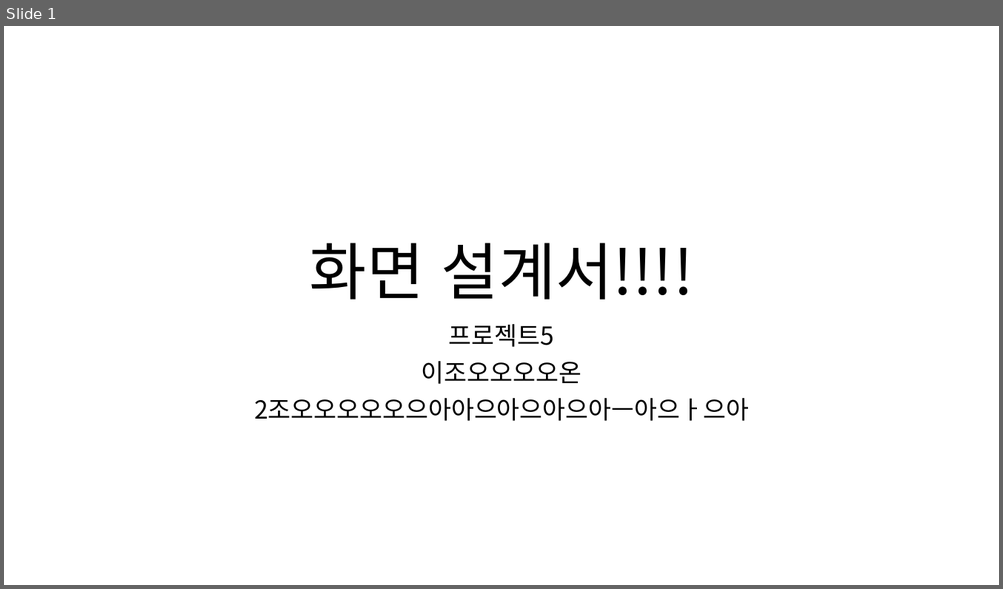
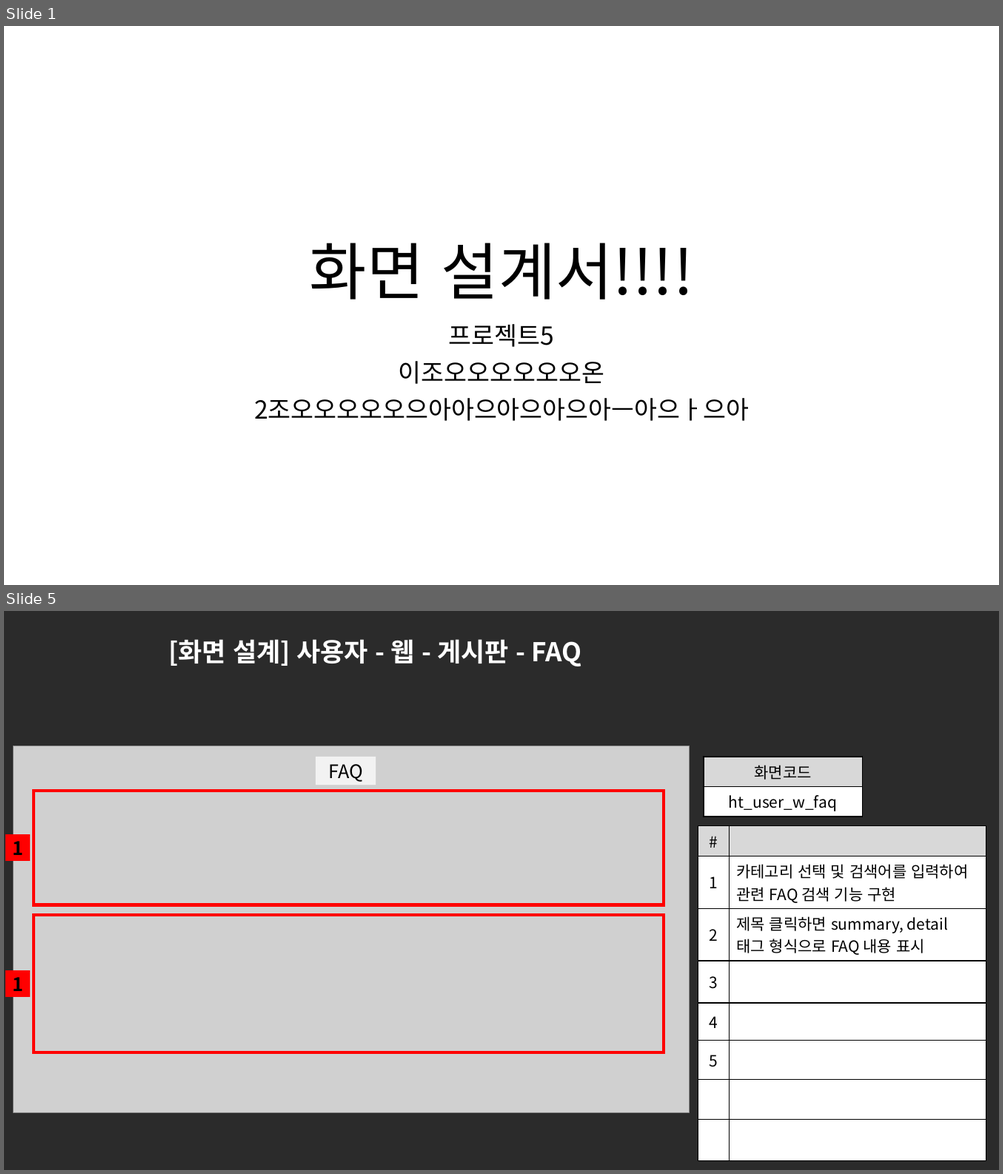
Before and after one commit to ezenteam2/e-Zone, a slide deck: 0 발표용 파워포인트/0417 3차발표/0417 project05 - 파워포인트 - 현태.pptx. Shown one above the other, each under a label of ours: slide 1 before the commit, slides 1 and 5 after it; the slides between them are not shown. The pictures are 1003x589 and 1003x1174 pixels, drawn with LibreOffice and Linux fonts; fonts in the diff are those of the drawing; grey boxes stand for pictures; background and template pictures are left out; a plain dark background stands for a picture behind light text. Boxes give left, top, right and bottom in pixels: in the first picture for what was removed or moved away, otherwise in the second. Text is boxed around its words. In the diff, an @@ line names an element or a change of style, - is before the commit and + after.

```diff
--- a/0 발표용 파워포인트/0417 3차발표/0417 project05 - 파워포인트 - 현태.pptx
+++ b/0 발표용 파워포인트/0417 3차발표/0417 project05 - 파워포인트 - 현태.pptx
@@ slide 5 added at box(4, 611, 999, 1170), background picture (left out) @@
@@ title added at box(168, 639, 581, 667), 25 pt, text #FFFFFF, bold @@
+[화면 설계] 사용자 - 웹 - 게시판 - FAQ
@@ picture added at box(14, 746, 690, 1113) @@
@@ rectangle added at box(316, 757, 376, 785), fill #F2F2F2, 18 pt, text #000000 @@
+FAQ
@@ table added at box(703, 757, 862, 815), 2 rows, 1 columns @@
+화면코드
+ht_user_w_faq
@@ rectangle added at box(34, 791, 663, 906), outline #FF0000 3 pt @@
@@ table added at box(698, 826, 986, 1142), 8 rows, 2 columns @@
+# | 
+1 | 카테고리 선택 및 검색어를 입력하여 관련 FAQ 검색 기능 구현
+2 | 제목 클릭하면 summary, detail 태그 형식으로 FAQ 내용 표시
+3 | 
+4 | 
+5 | 
+ | 
+ | 
@@ rectangle added at box(5, 834, 30, 861), fill #FF0000, 18 pt, text #000000, bold @@
+1
@@ rectangle added at box(34, 914, 663, 1053), outline #FF0000 3 pt @@
@@ rectangle added at box(5, 971, 30, 997), fill #FF0000, 18 pt, text #000000, bold @@
+1
@@ rectangle added at box(862, 1091, 878, 1105), fill #48C0DC @@
@@ rectangle added at box(862, 1105, 878, 1120), fill #194B57 @@
@@ rectangle added at box(862, 1120, 878, 1135), fill #472179 @@
@@ slide 1 changed as well @@
@@ subtitle at box(398, 361, 604, 384): text changed @@
-이조오오오오온
+이조오오오오오오온
```
Also in this commit, not shown: 6 other slides added, 3 other files.
